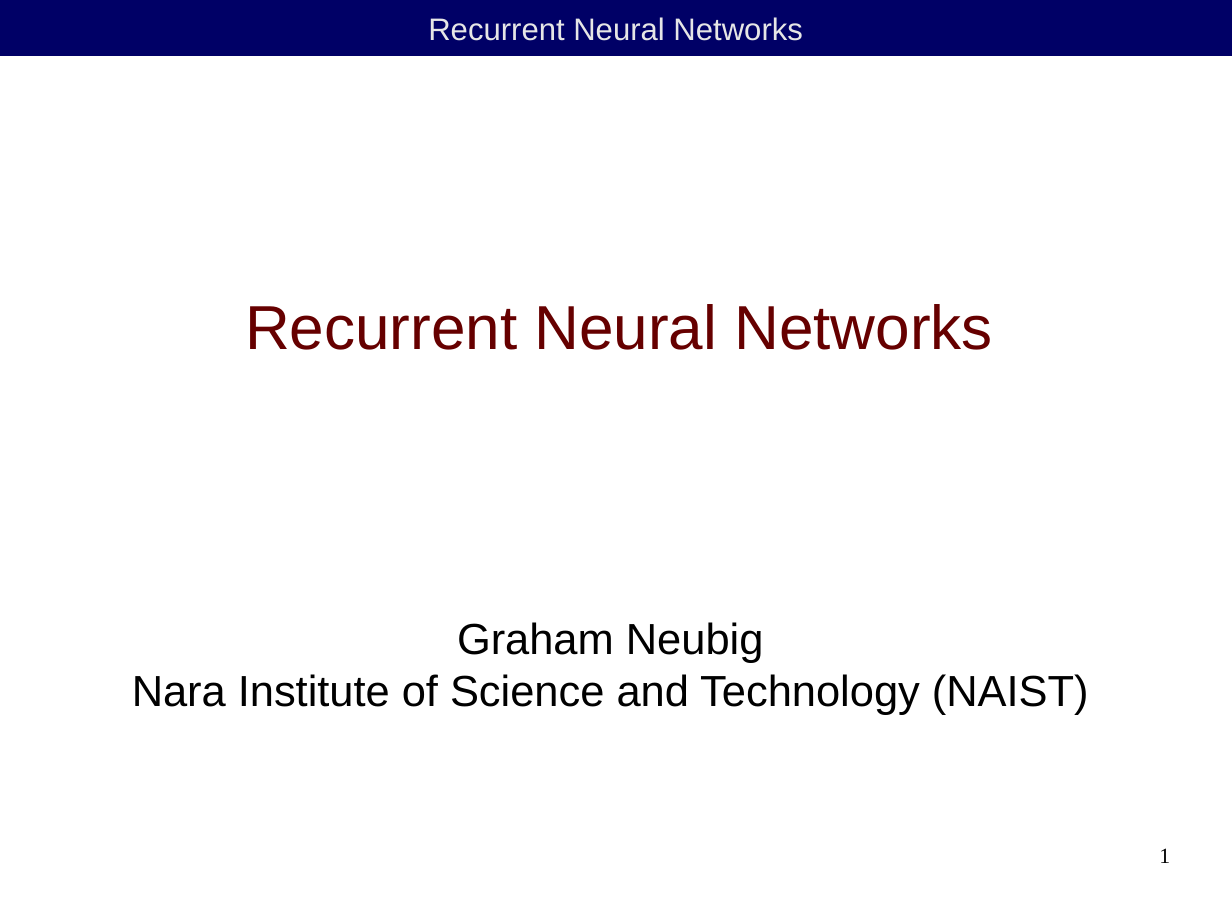
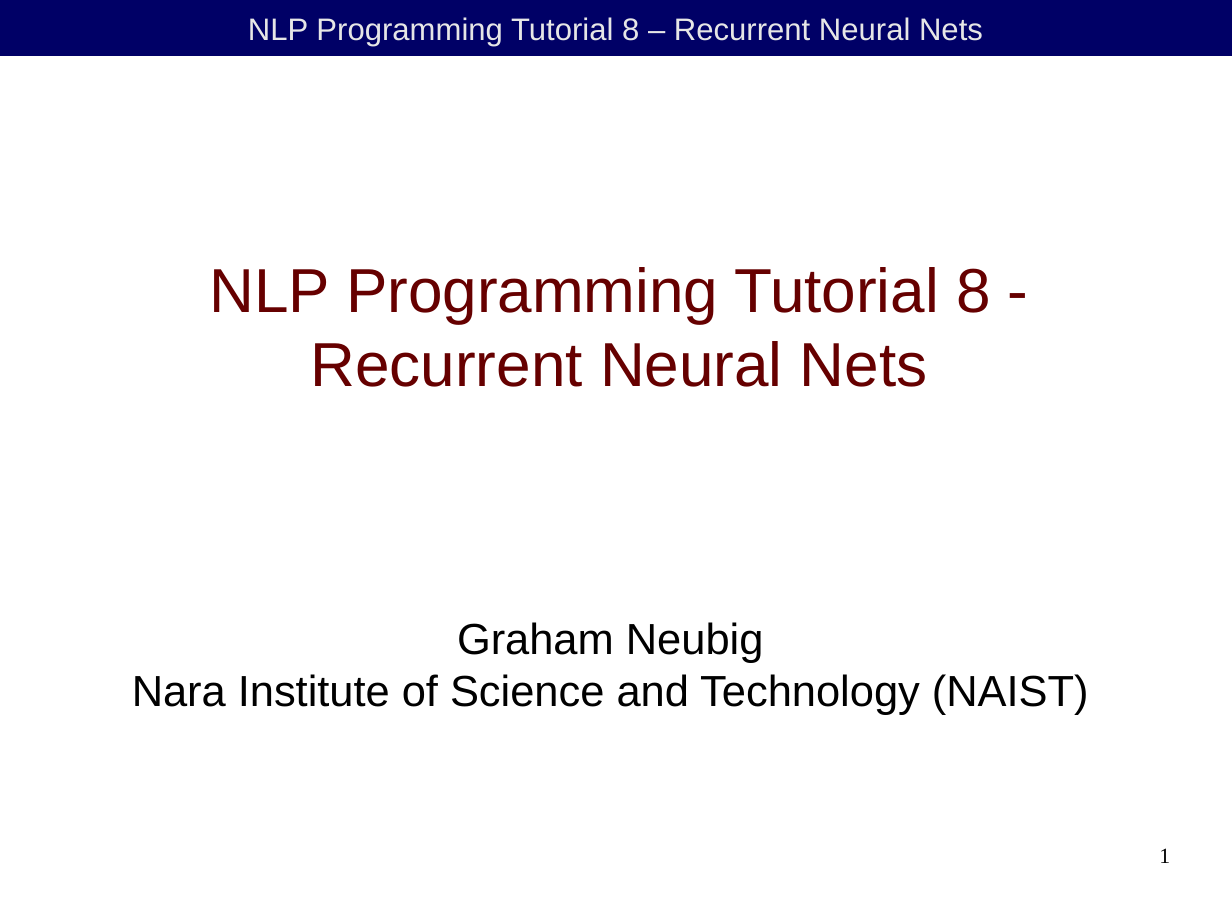
Before and after one commit to duffrind/nlppractice, a slide deck: slide 1 of download/08-rnn/nlp-programming-en-08-rnn.odp. Drawn at 1232x924 pixels with LibreOffice and Linux fonts; fonts in the diff are those of the drawing; background and template pictures are left out. Boxes give left, top, right and bottom in pixels: in the first picture for what was removed or moved away, otherwise in the second. Text is boxed around its words. In the diff, an @@ line names an element or a change of style, - is before the commit and + after.

```diff
--- a/download/08-rnn/nlp-programming-en-08-rnn.odp
+++ b/download/08-rnn/nlp-programming-en-08-rnn.odp
@@ text in rectangle at [248, 17, 983, 46]: text changed @@
-Recurrent Neural Networks
+NLP Programming Tutorial 8 – Recurrent Neural Nets
@@ title at [209, 267, 991, 387]: text changed @@
-Recurrent Neural Networks
+NLP Programming Tutorial 8 -
+Recurrent Neural Nets
```
Also in this commit, not shown: 16 other slides changed, 17 slides added, 7 slides removed, 2 other files.
